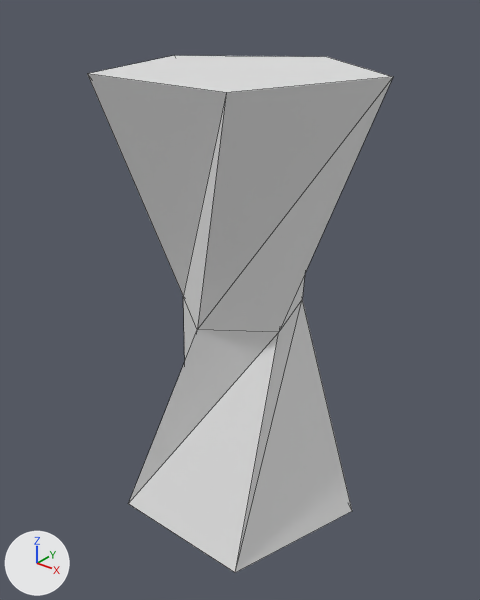
Renders of the Blender file Blender Files/Morphy.blend from each side of a commit.
Rendered twice from a 50 mm lens placed at (1.44, -1.81, 2.02), pointed at (-0.01, 0.01, 0.9). Lighting does not change. The marker at lower left points along +X, +Y and +Z. Mesh edges are drawn as thin lines.

Script lines for the objects in view, before the commit:
```python
me_cylinder_003 = bpy.data.meshes.new('Cylinder.003')
me_cylinder_003.from_pydata(...)  # 15 vertices, 22 faces; spans x -0.48..0.48, y -0.41..0.5, z 0.0..1.75
ob_morphy = bpy.data.objects.new('Morphy', me_cylinder_003)
ob_morphy.location = (0.0, 0.0, 0.0)
```
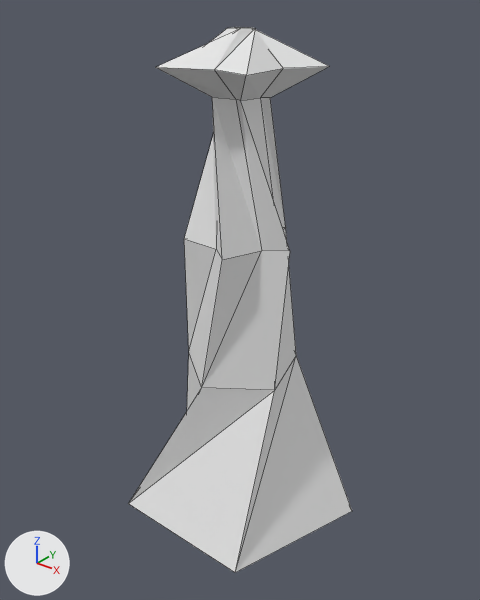
Commit message: Updated morphy model to new design.

Location of each change, (x1, y1, x2, y2) in pixels of the pictures (480 x 600 px):
'Morphy', reshaped (26% narrower): before (88, 55, 393, 573); after (128, 27, 352, 573)

Edits to the bpy script that builds the scene:
```text
Change me_cylinder_003:
    used by ob_morphy; location = (0.0, 0.0, 0.0)
    remove me_cylinder_003.from_pydata(...)  # 15 vertices, 22 faces; spans x -0.48..0.48, y -0.41..0.5, z 0.0..1.75
    add me_cylinder_003.from_pydata(...)  # 45 vertices, 52 faces; spans x -0.48..0.48, y -0.4..0.5, z 0.0..1.88
    me_cylinder_003 part 1
    5 vertices are removed from x -0.47..0.48, y -0.41..0.5, z 1.75
    11 faces are deleted
    5 vertices move from x -0.24..0.24, y -0.25..0.2, z 0.88 to x -0.22..0.22, y -0.23..0.19, z 0.62
    35 vertices are added at x -0.28..0.27, y -0.25..0.29, z 1.15..1.88
    41 new faces join them
```
